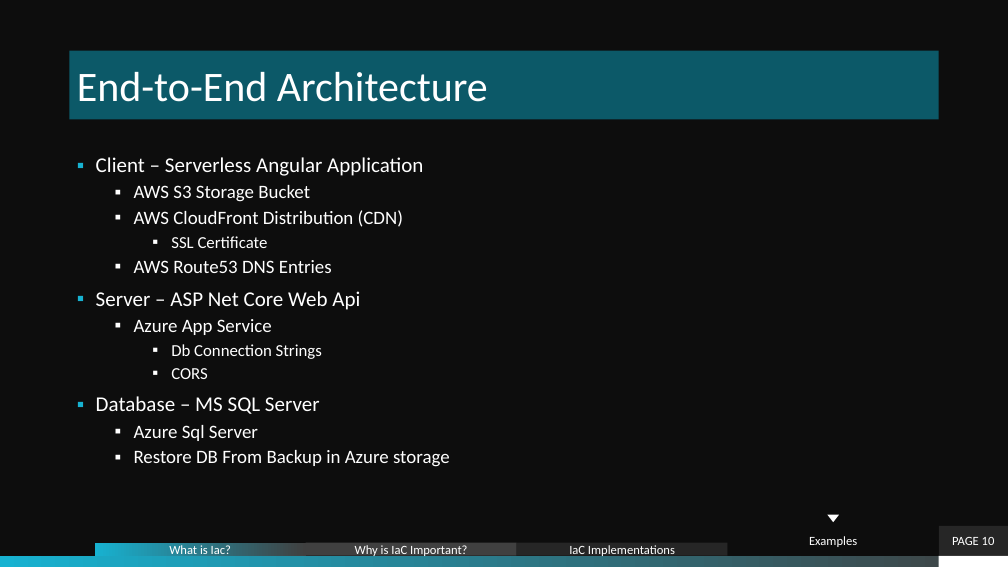
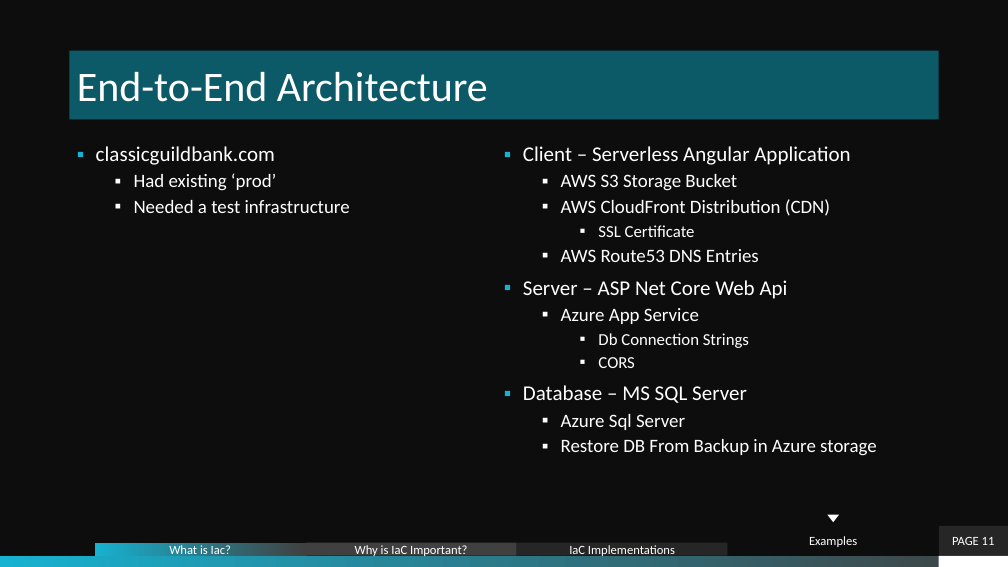
Before and after one commit to athielking/TerraformExamples, a slide deck: slide 11 of presentation/IaC_Terraform.pptx (slide 10 before the commit). Drawn at 1008x567 pixels with LibreOffice and Linux fonts; fonts in the diff are those of the drawing; background and template pictures are left out. Boxes give left, top, right and bottom in pixels: in the first picture for what was removed or moved away, otherwise in the second. Text is boxed around its words. In the diff, an @@ line names an element or a change of style, - is before the commit and + after.

Commit message:
updated presentation

```diff
--- a/presentation/IaC_Terraform.pptx
+++ b/presentation/IaC_Terraform.pptx
@@ text "classicguildbank.com": place and size @@
-text "classicguildbank.com" at (96, 157, 450, 467)
+text "classicguildbank.com" at (96, 146, 877, 456)
@@ text "classicguildbank.com" at (96, 146, 877, 456): columns 1 to 2 @@
@@ text at (96, 146, 350, 213): paragraphs added @@
+▪ classicguildbank.com
+  ▪ Had existing ‘prod’
+  ▪ Needed a test infrastructure
@@ page number at (952, 537, 995, 545): text changed @@
-PAGE 10
+PAGE 11
```
Also in this commit, not shown: 1 other slide changed, 2 slides added.
